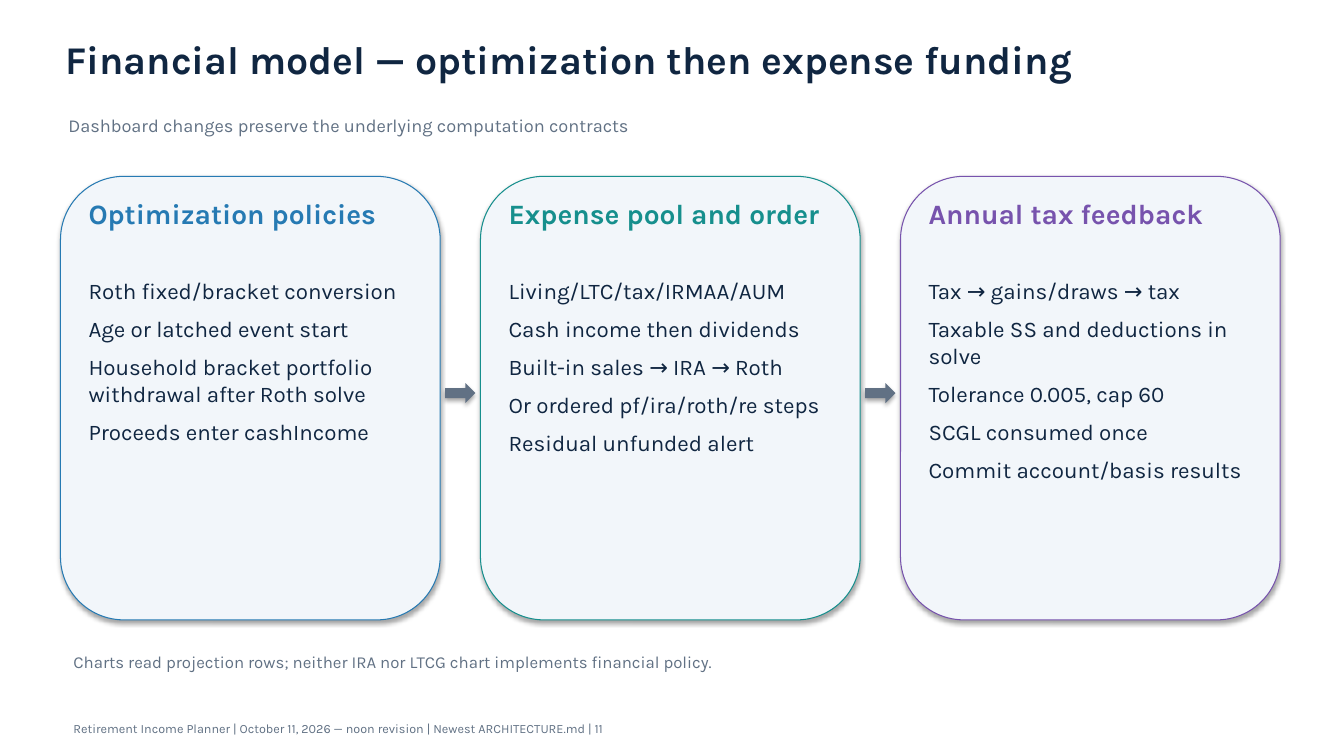
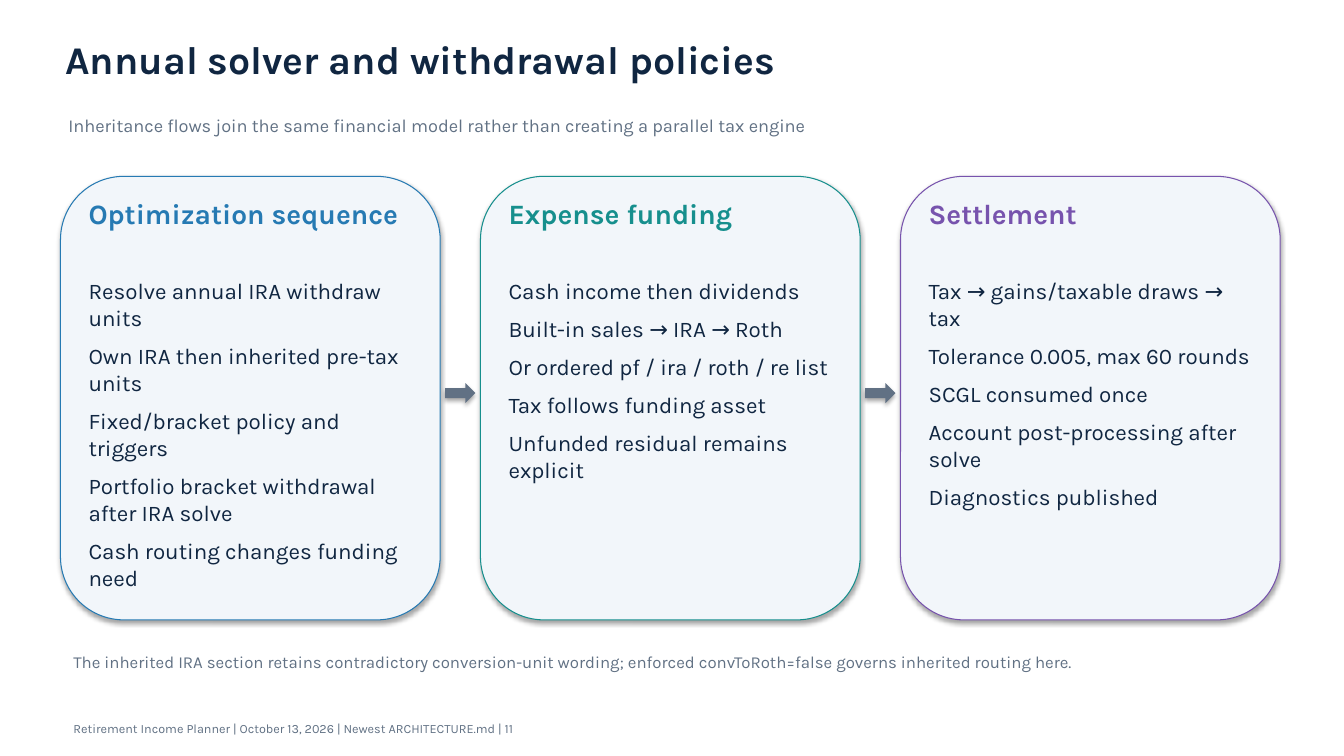
Before and after one commit to howardc64/retirefin, a slide deck: slide 11 of docs/retirement_income_planner_architecture.pptx. Drawn at 1344x756 pixels with LibreOffice and Linux fonts; fonts in the diff are those of the drawing. Boxes give left, top, right and bottom in pixels: in the first picture for what was removed or moved away, otherwise in the second. Text is boxed around its words. In the diff, an @@ line names an element or a change of style, - is before the commit and + after.

```diff
--- a/docs/retirement_income_planner_architecture.pptx
+++ b/docs/retirement_income_planner_architecture.pptx
@@ text at (x1=65, y1=46, x2=775, y2=84): text changed @@
-Financial model — optimization then expense funding
+Annual solver and withdrawal policies
@@ text at (x1=68, y1=119, x2=805, y2=137): text changed @@
-Dashboard changes preserve the underlying computation contracts
+Inheritance flows join the same financial model rather than creating a parallel tax engine
@@ text at (x1=89, y1=204, x2=398, y2=231): text changed @@
-Optimization policies
+Optimization sequence
@@ text at (x1=509, y1=204, x2=733, y2=231): text changed @@
-Expense pool and order
+Expense funding
@@ text at (x1=929, y1=205, x2=1077, y2=225): text changed @@
-Annual tax feedback
+Settlement
@@ text at (x1=89, y1=283, x2=398, y2=587): text changed @@
-Roth fixed/bracket conversion
-Age or latched event start
-Household bracket portfolio withdrawal after Roth solve
-Proceeds enter cashIncome
+Resolve annual IRA withdraw units
+Own IRA then inherited pre-tax units
+Fixed/bracket policy and triggers
+Portfolio bracket withdrawal after IRA solve
+Cash routing changes funding need
@@ text at (x1=509, y1=282, x2=786, y2=305): paragraph removed @@
-Living/LTC/tax/IRMAA/AUM
@@ text at (x1=929, y1=282, x2=1249, y2=367): text changed @@
-Tax → gains/draws → tax
-Taxable SS and deductions in solve
-Tolerance 0.005, cap 60
+Tax → gains/taxable draws → tax
+Tolerance 0.005, max 60 rounds
@@ text at (x1=509, y1=359, x2=828, y2=484): text changed @@
-Or ordered pf/ira/roth/re steps
-Residual unfunded alert
+Or ordered pf / ira / roth / re list
+Tax follows funding asset
+Unfunded residual remains explicit
@@ text at (x1=929, y1=424, x2=1236, y2=511): text changed @@
-Commit account/basis results
+Account post-processing after solve
+Diagnostics published
@@ text at (x1=73, y1=656, x2=1071, y2=672): text changed @@
-Charts read projection rows; neither IRA nor LTCG chart implements financial policy.
+The inherited IRA section retains contradictory conversion-unit wording; enforced convToRoth=false governs inherited routing here.
@@ text at (x1=73, y1=724, x2=513, y2=734): text changed @@
-Retirement Income Planner | October 11, 2026 — noon revision | Newest ARCHITECTURE.md | 11
+Retirement Income Planner | October 13, 2026 | Newest ARCHITECTURE.md | 11
```
Also in this commit, not shown: 6 other slides changed, 10 slides added, 8 slides removed, 16 other files.
